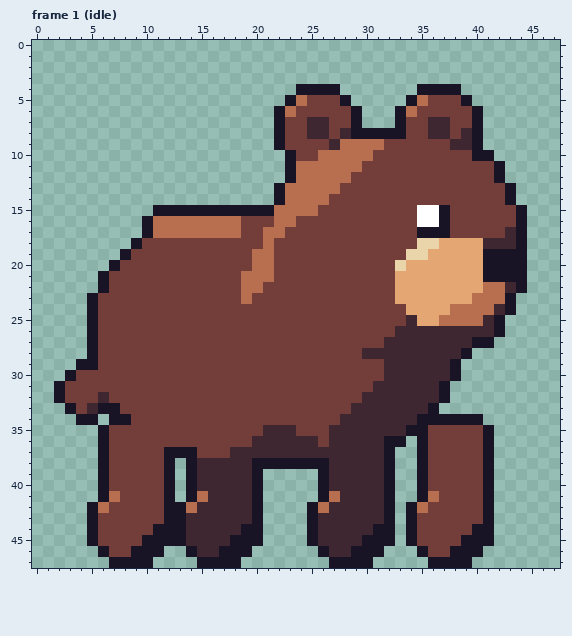
Pixel-art file, stored at art/antagonists/bear-antagonist.aseprite. The first picture shows the starting point.
48x48 pixels, 30 frames. Shown: frame 1 (idle). The commit also changed other frames, which this record leaves out.
After the commit:
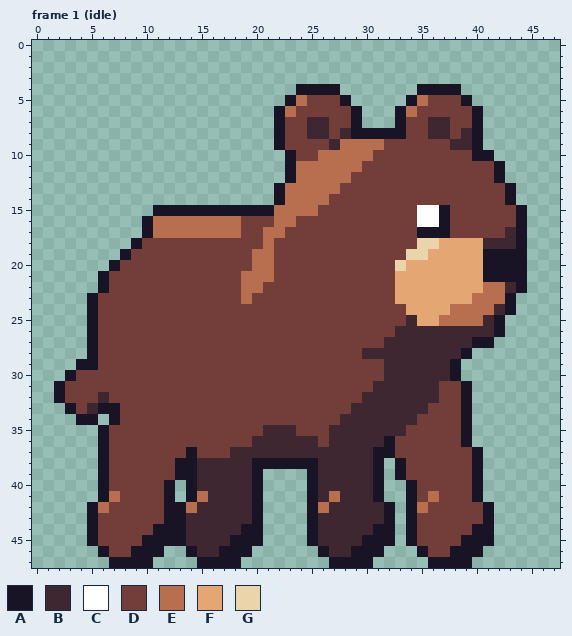
Palette (. is transparent): A #181425  B #3e2731  C #ffffff  D #733e39  E #b86f50  F #e4a672  G #ead4aa
Message: Connect bear limbs continuously to the moving torso
What changed:
Frame 1 (idle):
Colour A now appears in rows 31 to 33 at x 39; in row 38 at x 13 and 33; in row 39 at x 13, 25 and 33; in rows 40 to 41 at x 25 and 34.
The author changed colour B to colour A in rows 37 to 41 at x 31.
The author changed colour D to colour A in rows 35 to 36 at x 39; in rows 37 to 41 at x 40.
The author changed colour A to colour B in rows 38 to 41 at x 26.
Colour D now appears in rows 31 to 32 at x 38; in row 33 at x 37 to 38; in row 36 at x 34; in row 37 at x 33 to 34; in rows 38 to 39 at x 34.
The author changed colour A to colour D in rows 31 to 32 at x 37; in row 33 at x 36; in row 34 at x 8 and 35 to 38; in row 35 at x 34 to 35; in row 36 at x 33 and 35; in row 37 at x 12 to 13 and 35.
The author changed colour A to colour D in rows 38 to 39 at x 12 and 35; in rows 40 to 41 at x 35.
Colour A is gone in row 34 at x 40; in rows 35 to 37 at x 41; in rows 38 to 41 at x 32 and 41.
Colour D is gone in rows 35 to 36 at x 40.
Pixel boxes of the changes (left, top, right, bottom) in both pictures:
changed: (373, 381, 494, 502)
changed: (120, 414, 131, 425)
changed: (164, 447, 186, 480)
changed: (307, 458, 329, 502)
